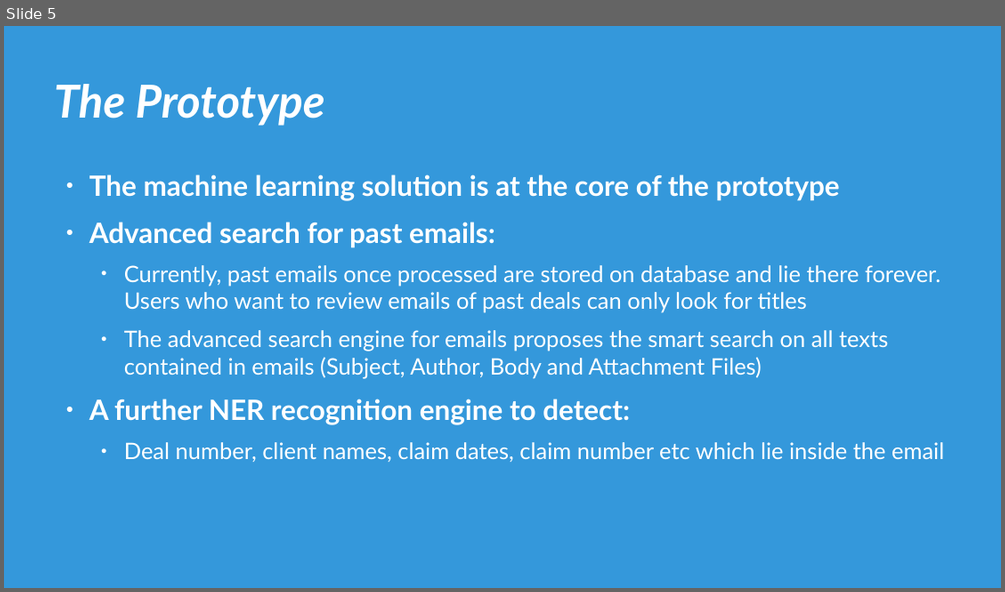
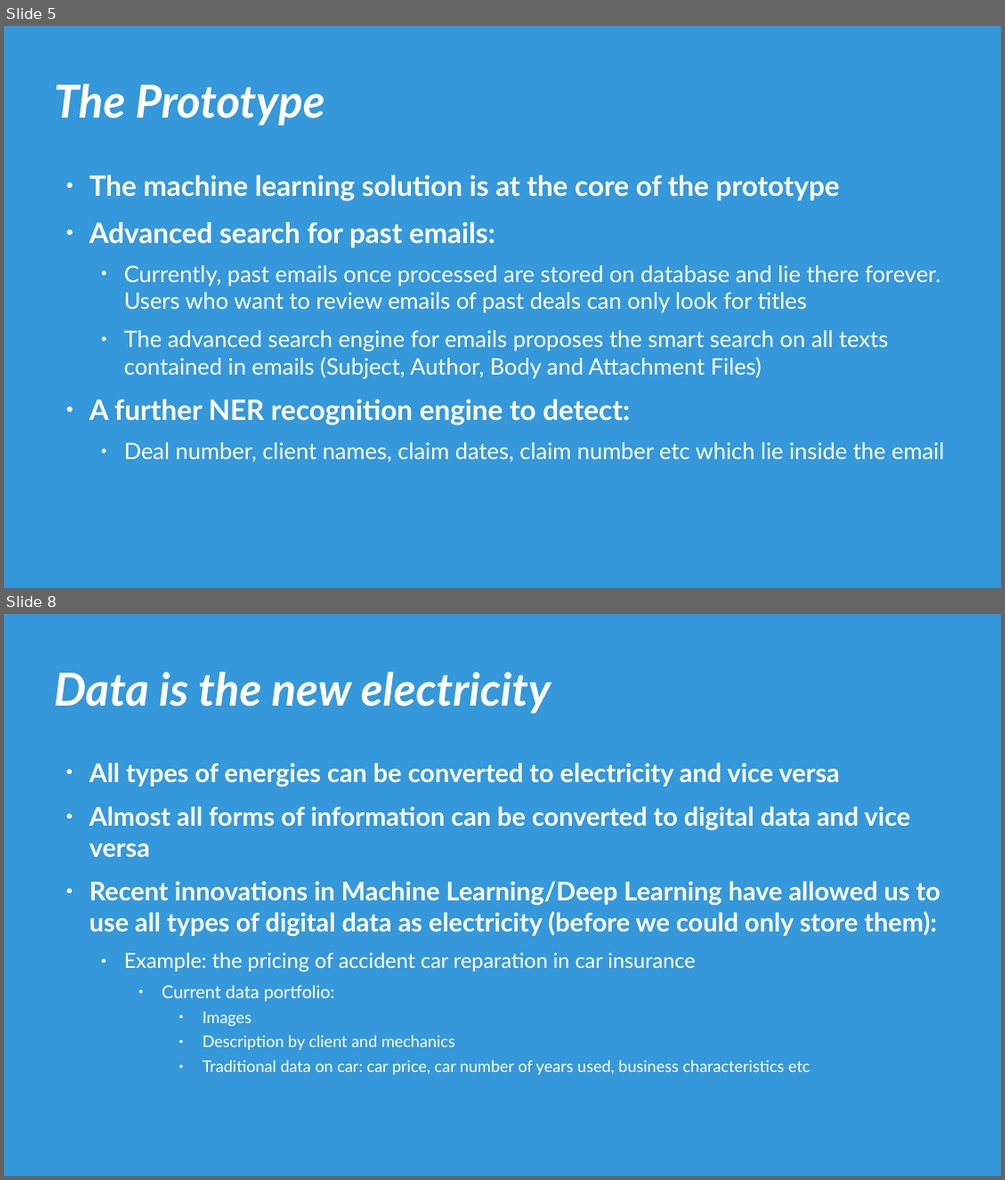
Before and after one commit to dmanh/publish, a slide deck: cafeseminaire_May_2019/production_machine_learning.odp. Shown one above the other, each under a label of ours: slide 5 before the commit, slides 5 and 8 after it; the slides between them are not shown. The pictures are 1005x592 and 1005x1180 pixels, drawn with LibreOffice and Linux fonts; fonts in the diff are those of the drawing. Boxes give left, top, right and bottom in pixels: in the first picture for what was removed or moved away, otherwise in the second. Text is boxed around its words. In the diff, an @@ line names an element or a change of style, - is before the commit and + after.

Commit message:
Finished production machine learning for cafe seminaire

```diff
--- a/cafeseminaire_May_2019/production_machine_learning.odp
+++ b/cafeseminaire_May_2019/production_machine_learning.odp
@@ slide 8 added at (x1=4, y1=614, x2=1001, y2=1176), background #3498DB @@
@@ title added at (x1=54, y1=672, x2=550, y2=714), 44.4 pt, text #FFFFFF, bold, italic @@
+Data is the new electricity
@@ text added at (x1=89, y1=763, x2=940, y2=1075), 25.2 pt, text #FFFFFF, bold @@
+● All types of energies can be converted to electricity and vice versa
+● Almost all forms of information can be converted to digital data and vice versa
+● Recent innovations in Machine Learning/Deep Learning have allowed us to use all types of digital data as electricity (before we could only store them):
+  ● Example: the pricing of accident car reparation in car insurance
+    ● Current data portfolio:
+      ● Images
+      ● Description by client and mechanics
+      ● Traditional data on car: car price, car number of years used, business characteristics etc
```
Also in this commit, not shown: 3 other slides added, 1 slide removed, 2 other files.
